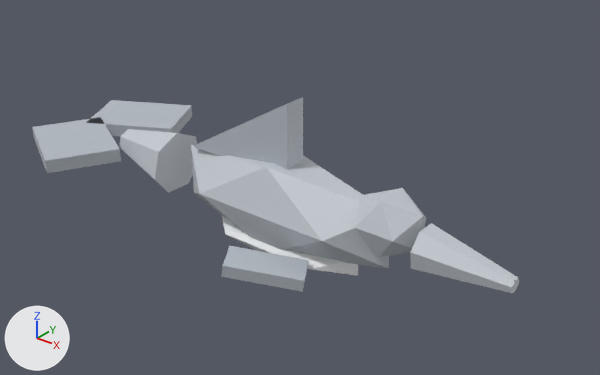
An edit to the glTF model public/studio/v2.15.0/d_dolphin/model.glb, drawn before and after from the same camera.
The view is the same before and after, from a 50 mm camera at (6.06, -7.04, 4.65) aimed at (-0.05, 0.6, -0.09). Every picture has the same lights, and +X, +Y and +Z are marked at lower left. The picture after the commit comes second. Where no turn or scale is listed for an object, it has been applied to the vertices.

Names of what the first picture shows: 'part0', 'part1', 'part2', 'part3', 'part4', 'part5', 'part6', 'part7', 'part9'.
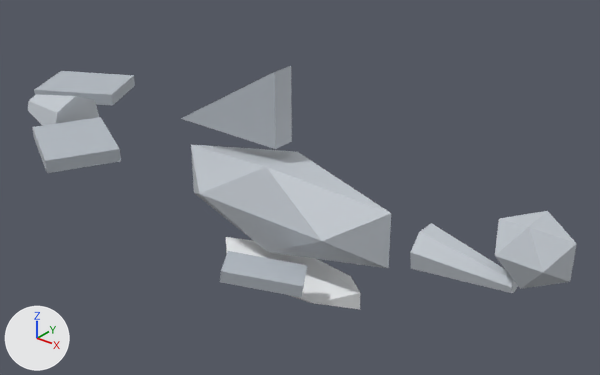
Location of each change, [x1, y1, x2, y2] in pixels of the pictures (600 x 375 px):
'part2', moved
    before: [354, 188, 426, 257]
    after: [495, 211, 577, 289]
'part7', moved
    before: [192, 97, 303, 170]
    after: [181, 66, 292, 149]
'part4', moved
    before: [119, 129, 197, 193]
    after: [28, 94, 99, 126]
'part5', moved
    before: [86, 100, 192, 137]
    after: [34, 71, 135, 106]
'part1', moved
    before: [222, 216, 358, 276]
    after: [226, 237, 360, 309]
'part9', moved
    before: [221, 246, 309, 292]
    after: [220, 251, 307, 297]

Patch to the scene script:
```diff
--- a/public/studio/v2.15.0/d_dolphin/model.glb.py
+++ b/public/studio/v2.15.0/d_dolphin/model.glb.py
@@ me_geometry_1 @@
 # used by ob_part1; location = (0.0, 0.0, 0.0)
-me_geometry_1.from_pydata(...)  # 12 vertices, 20 faces; spans x -0.91..1.31, y -0.39..0.39, z -0.69..-0.31
+me_geometry_1.from_pydata(...)  # 12 vertices, 20 faces; spans x -0.86..1.35, y -0.39..0.39, z -1.15..-0.77
+# me_geometry_1 part 1: the whole mesh is moved by (0.05, 0.0, -0.46)
 me_geometry_1.materials.append(mat_defaultmaterial_001)
@@ me_geometry_2 @@
 # used by ob_part2; location = (0.0, 0.0, 0.0)
-me_geometry_2.from_pydata(...)  # 12 vertices, 20 faces; spans x 1.316..2.124, y -0.349..0.349, z -0.109..0.589
+me_geometry_2.from_pydata(...)  # 12 vertices, 20 faces; spans x 2.989..3.797, y -0.349..0.349, z 0.147..0.844
+# me_geometry_2 part 2: the whole mesh is moved by (1.673, 0.0, 0.256)
 me_geometry_2.materials.append(mat_defaultmaterial_002)
@@ me_geometry_4 @@
 # used by ob_part4; location = (0.0, 0.0, 0.0)
-me_geometry_4.from_pydata(...)  # 16 vertices, 28 faces; spans x -2.71..-1.674, y -0.429..0.429, z -0.376..0.459
+me_geometry_4.from_pydata(...)  # 16 vertices, 28 faces; spans x -4.863..-3.827, y -0.429..0.429, z -0.335..0.5
+# me_geometry_4 part 3: the whole mesh is moved by (-2.153, 0.0, 0.041)
 me_geometry_4.materials.append(mat_defaultmaterial_004)
@@ me_geometry_5 @@
 # used by ob_part5; location = (0.0, 0.0, 0.0)
-me_geometry_5.from_pydata(...)  # 8 vertices, 12 faces; spans x -3.92..-2.32, y -0.14..1.34, z 0.03..0.21
+me_geometry_5.from_pydata(...)  # 8 vertices, 12 faces; spans x -5.59..-3.98, y 0.17..1.64, z 0.09..0.27
+# me_geometry_5 part 4: the whole mesh is moved by (-1.66, 0.31, 0.06)
 me_geometry_5.materials.append(mat_defaultmaterial_005)
@@ me_geometry_7 @@
 # used by ob_part7; location = (0.0, 0.0, 0.0)
-me_geometry_7.from_pydata(...)  # 6 vertices, 8 faces; spans x -1.25..0.35, y -0.15..0.15, z 0.43..1.38
+me_geometry_7.from_pydata(...)  # 6 vertices, 8 faces; spans x -1.43..0.17, y -0.15..0.15, z 0.77..1.72
+# me_geometry_7 part 5: the whole mesh is moved by (-0.18, 0.0, 0.34)
 me_geometry_7.materials.append(mat_defaultmaterial_007)
@@ me_geometry_9 @@
 # used by ob_part9; location = (0.0, 0.0, 0.0)
-me_geometry_9.from_pydata(...)  # 8 vertices, 12 faces; spans x 0.035..1.065, y -1.221..-0.379, z -0.587..-0.253
+me_geometry_9.from_pydata(...)  # 8 vertices, 12 faces; spans x 0.066..1.096, y -1.284..-0.441, z -0.62..-0.286
+# me_geometry_9 part 6: the whole mesh is moved by (0.031, -0.062, -0.033)
 me_geometry_9.materials.append(mat_defaultmaterial_009)
```
